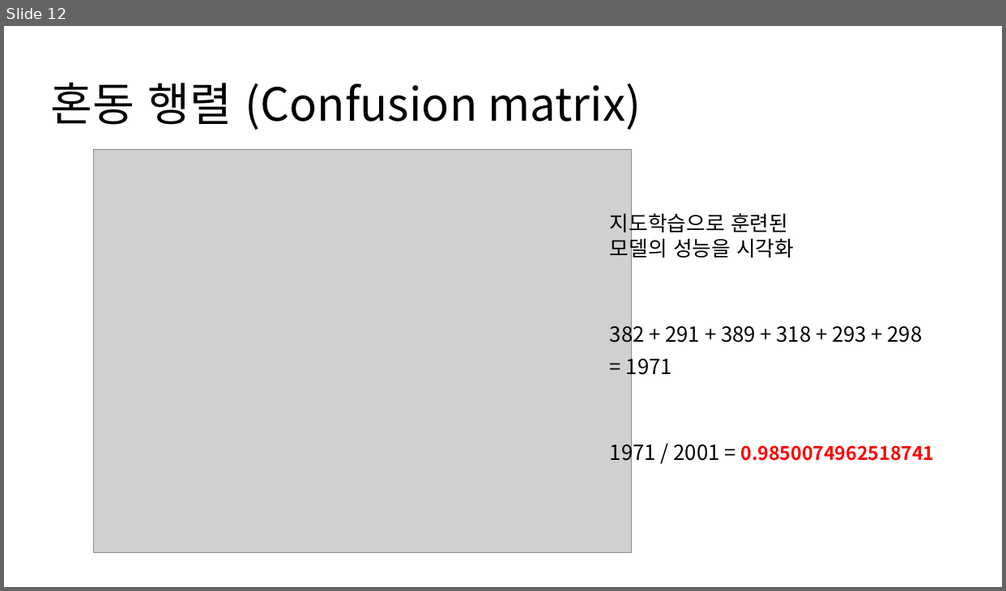
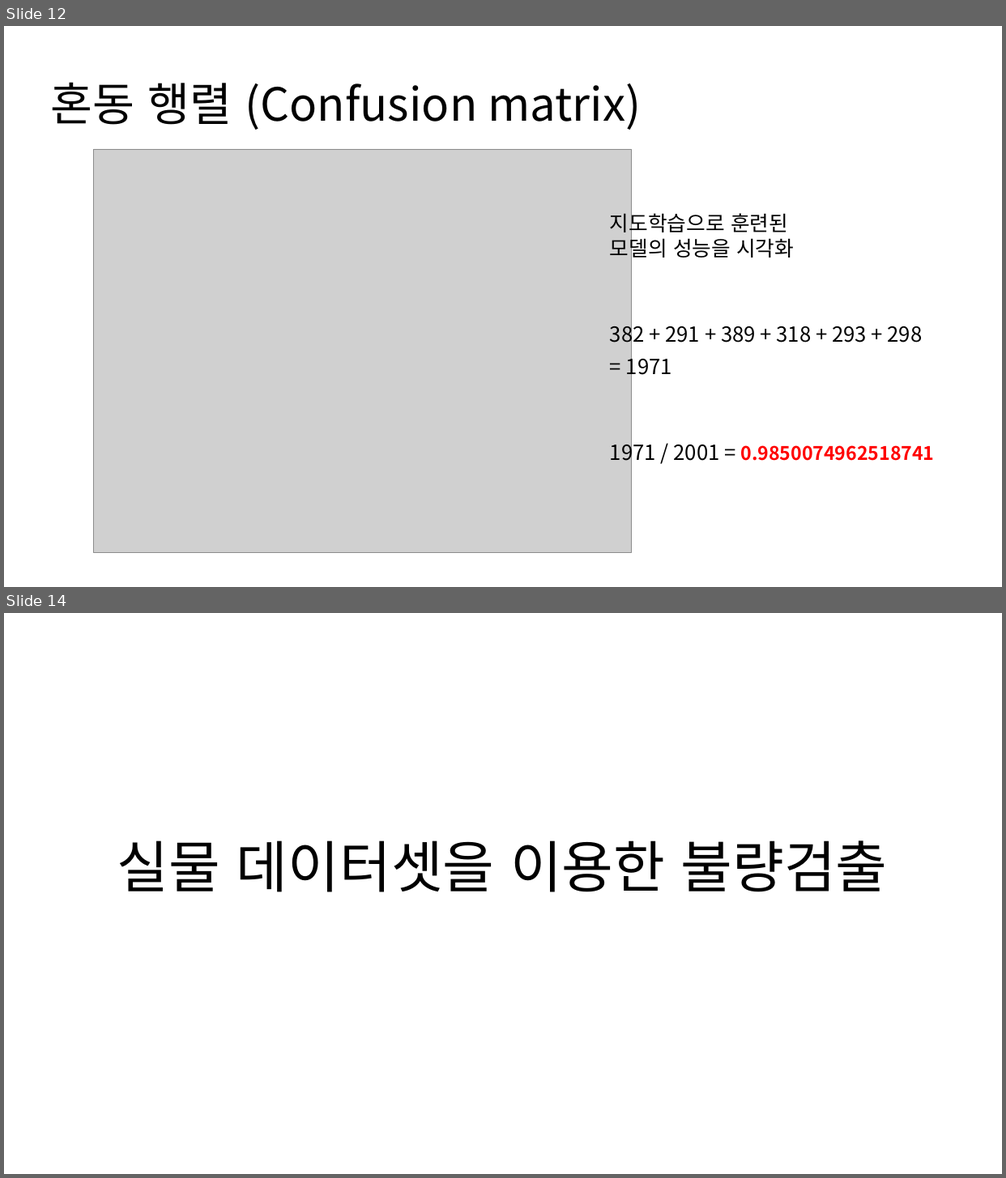
Before and after one commit to aroa97/practice, a slide deck: PCB_defect_detection/ppt/PCB_model.pptx. Shown one above the other, each under a label of ours: slide 12 before the commit, slides 12 and 14 after it; the slides between them are not shown. The pictures are 1006x591 and 1006x1178 pixels, drawn with LibreOffice and Linux fonts; fonts in the diff are those of the drawing; grey boxes stand for pictures. Boxes give left, top, right and bottom in pixels: in the first picture for what was removed or moved away, otherwise in the second. Text is boxed around its words. In the diff, an @@ line names an element or a change of style, - is before the commit and + after.

Commit message:
2024.09.03 업데이트

```diff
--- a/PCB_defect_detection/ppt/PCB_model.pptx
+++ b/PCB_defect_detection/ppt/PCB_model.pptx
@@ slide 14 added at (4, 613, 1002, 1174), background #FFFFFF @@
@@ title added at (117, 841, 888, 892), 54 pt, text #000000 @@
+실물 데이터셋을 이용한 불량검출
```
Also in this commit, not shown: 9 slides changed, 2 other slides added, 22 other files.
